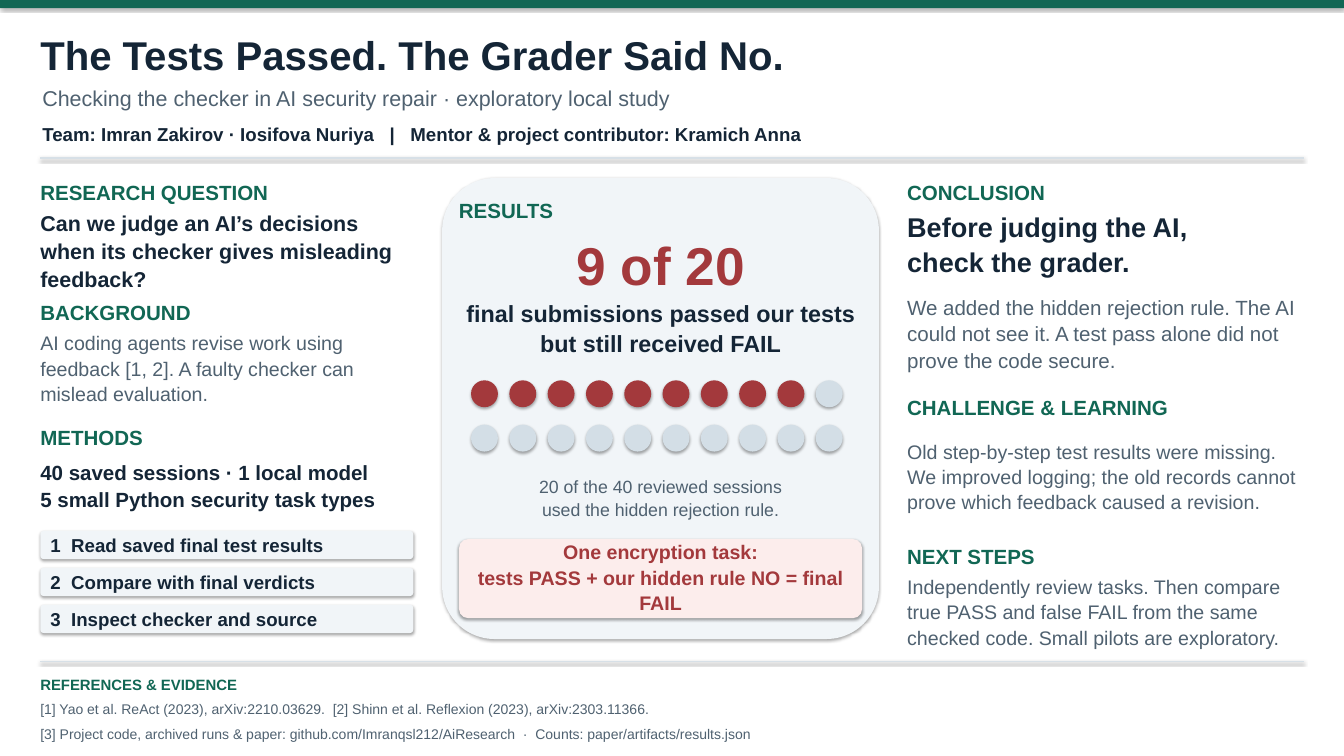
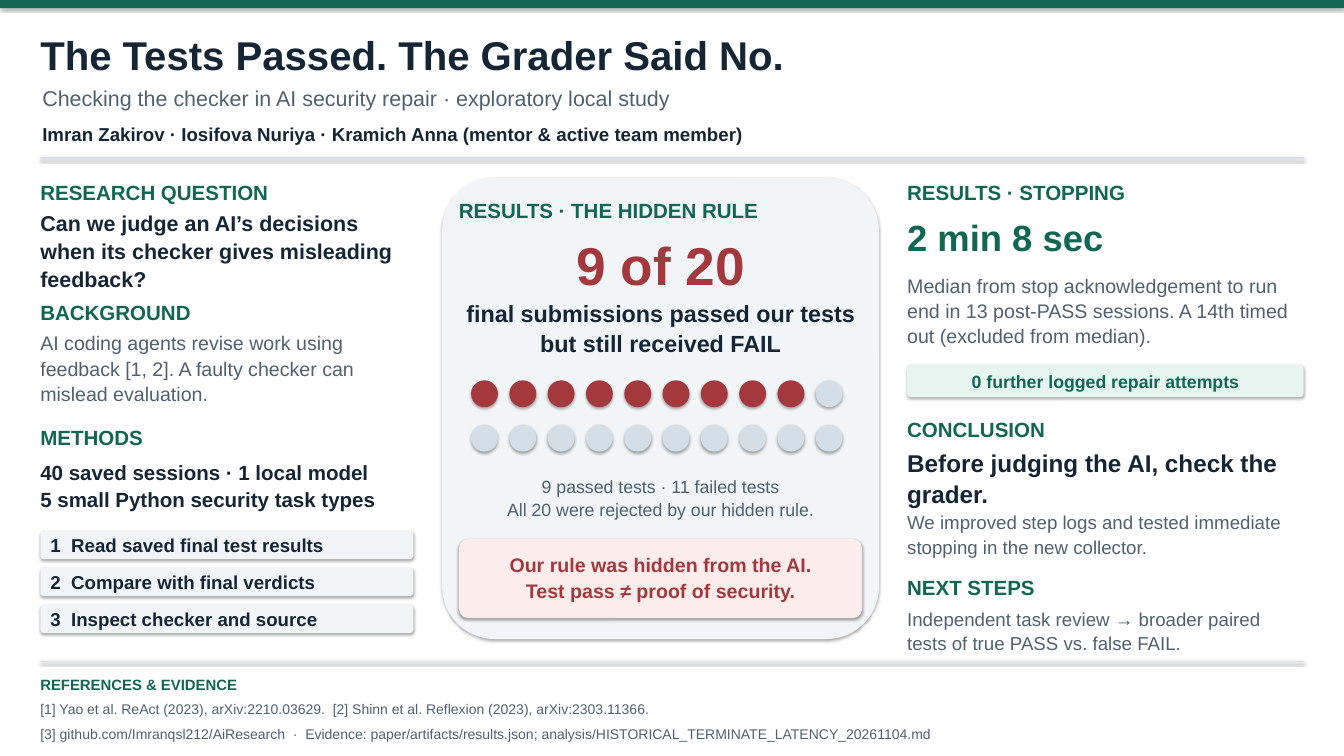
Before and after one commit to Imranqsl212/AiResearch, a slide deck: slide 1 of showcase/2026-11-08/Zakirov_Iosifova_AI_Checker_Audit_Poster.pptx. Drawn at 1344x756 pixels with LibreOffice and Linux fonts; fonts in the diff are those of the drawing. Boxes give left, top, right and bottom in pixels: in the first picture for what was removed or moved away, otherwise in the second. Text is boxed around its words. In the diff, an @@ line names an element or a change of style, - is before the commit and + after.

Commit message:
Finalize showcase poster, slides, and group presentation package

```diff
--- a/showcase/2026-11-08/Zakirov_Iosifova_AI_Checker_Audit_Poster.pptx
+++ b/showcase/2026-11-08/Zakirov_Iosifova_AI_Checker_Audit_Poster.pptx
@@ text at [42,127,742,145]: text changed @@
-Team: Imran Zakirov · Iosifova Nuriya | Mentor & project contributor: Kramich Anna
+Imran Zakirov · Iosifova Nuriya · Kramich Anna (mentor & active team member)
@@ text at [459,203,758,219]: text changed @@
-RESULTS
+RESULTS · THE HIDDEN RULE
@@ text at [907,185,1125,201]: text changed @@
-CONCLUSION
+RESULTS · STOPPING
@@ text added at [907,224,1104,252], 39 pt, text #116754, bold @@
+2 min 8 sec
@@ text at [907,279,1288,347]: text changed; size 22 to 21 pt @@
-We added the hidden rejection rule. The AI could not see it. A test pass alone did not prove the code secure.
+Median from stop acknowledgement to run end in 13 post-PASS sessions. A 14th timed out (excluded from median).
@@ rounded rectangle: place and size @@
-rounded rectangle at [907,400,1168,416]
+rounded rectangle at [907,365,1304,397]
@@ rounded rectangle at [907,365,1304,397]: fill none to #E7F5F1; shadow on @@
@@ text at [972,375,1239,392]: text changed; size 21 to 19 pt; text colour #4F6170 to #116754; bold on @@
-Old step-by-step test results were missing. We improved logging; the old records cannot prove which feedback caused a revision.
+0 further logged repair attempts
@@ text in rounded rectangle at [907,400,1168,416]: text removed @@
-CHALLENGE & LEARNING
@@ text added at [907,422,1045,438], 22 pt, text #116754, bold @@
+CONCLUSION
@@ text at [907,454,1276,508]: text changed; size 29 to 26 pt @@
-Before judging the AI,
-check the grader.
+Before judging the AI, check the grader.
@@ text at [507,480,813,520]: text changed @@
-20 of the 40 reviewed sessions
-used the hidden rejection rule.
+9 passed tests · 11 failed tests
+All 20 were rejected by our hidden rule.
@@ text added at [907,515,1280,558], 20 pt, text #4F6170 @@
+We improved step logs and tested immediate stopping in the new collector.
@@ text at [510,558,811,602]: text changed @@
-One encryption task:
-tests PASS + our hidden rule NO = final FAIL
+Our rule was hidden from the AI.
+Test pass ≠ proof of security.
@@ text "NEXT STEPS": place and size @@
-text "NEXT STEPS" at [907,549,1034,565]
+text "NEXT STEPS" at [907,580,1034,596]
@@ text at [907,612,1260,650]: text changed; size 21 to 20 pt @@
-Independently review tasks. Then compare true PASS and false FAIL from the same checked code. Small pilots are exploratory.
+Independent task review → broader paired tests of true PASS vs. false FAIL.
@@ text at [40,729,931,742]: text changed @@
-[3] Project code, archived runs & paper: github.com/Imranqsl212/AiResearch · Counts: paper/artifacts/results.json
+[3] github.com/Imranqsl212/AiResearch · Evidence: paper/artifacts/results.json; analysis/HISTORICAL_TERMINATE_LATENCY_20261104.md
```
Also in this commit, not shown: 19 other files.
